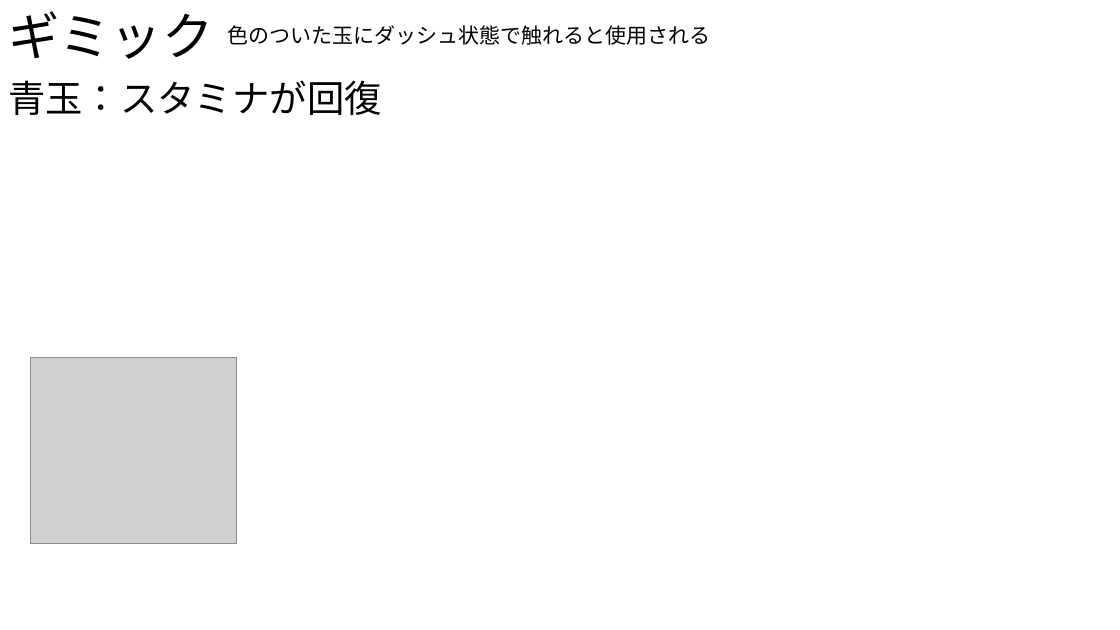
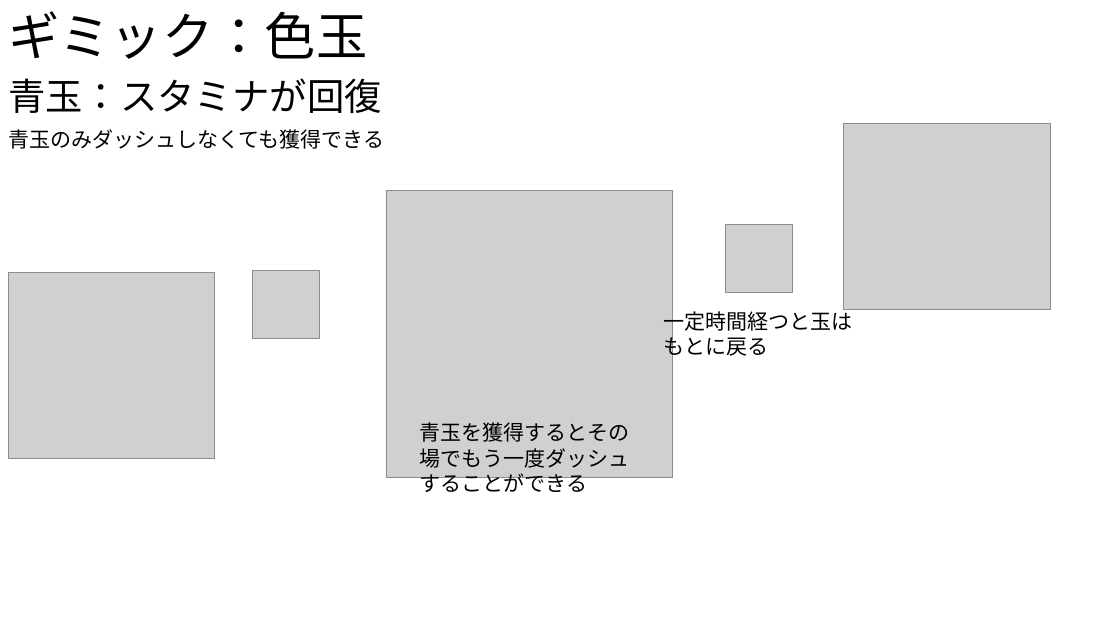
Before and after one commit to Shingo-Takenaka/Employment-work, a slide deck: slide 4 of 仕様書/ギミック.pptx (slide 1 before the commit). Drawn at 1120x630 pixels with LibreOffice and Linux fonts; fonts in the diff are those of the drawing; grey boxes stand for pictures. Boxes give left, top, right and bottom in pixels: in the first picture for what was removed or moved away, otherwise in the second. Text is boxed around its words. In the diff, an @@ line names an element or a change of style, - is before the commit and + after.

```diff
--- a/仕様書/ギミック.pptx
+++ b/仕様書/ギミック.pptx
@@ text at bbox=[8, 11, 367, 59]: text changed @@
-ギミック
+ギミック：色玉
@@ text removed at bbox=[227, 25, 710, 45] @@
-色のついた玉にダッシュ状態で触れると使用される
@@ text added at bbox=[8, 129, 384, 149], 18 pt, text #000000 @@
+青玉のみダッシュしなくても獲得できる
@@ picture added at bbox=[844, 124, 1050, 309] @@
@@ picture added at bbox=[386, 191, 672, 477] @@
@@ picture added at bbox=[726, 224, 793, 292] @@
@@ picture: place and size @@
-picture at bbox=[30, 358, 237, 544]
+picture at bbox=[8, 273, 215, 459]
@@ picture added at bbox=[252, 271, 319, 338] @@
@@ text added at bbox=[664, 308, 853, 359], 18 pt, text #000000 @@
+一定時間経つと玉はもとに戻る
@@ text added at bbox=[420, 422, 629, 492], 18 pt, text #000000 @@
+青玉を獲得するとその場でもう一度ダッシュすることができる
```
Also in this commit, not shown: 4 slides added, 18 other files.
